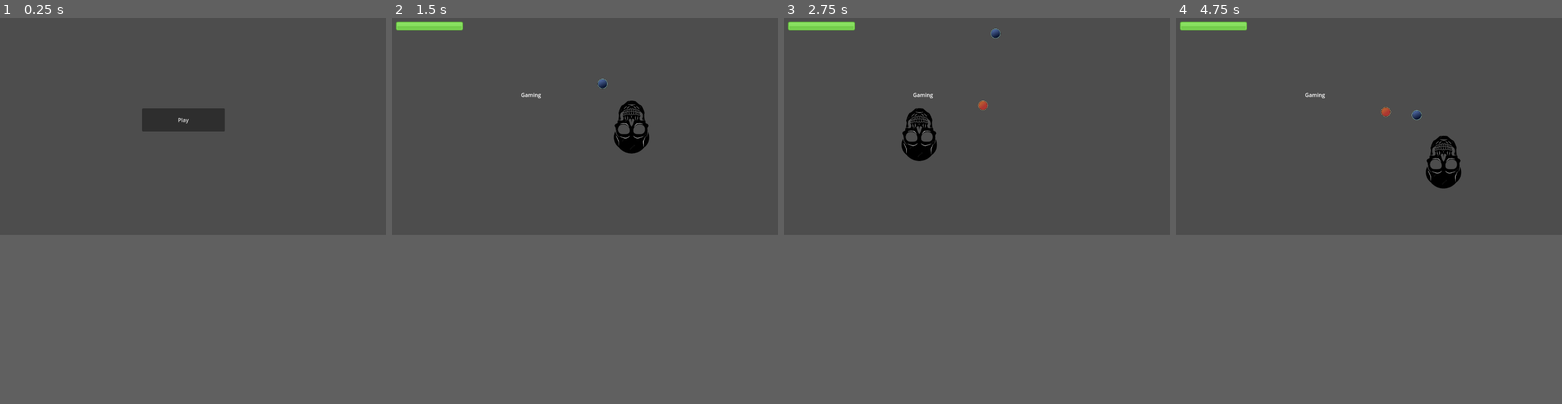
Above: before the commit, frames 1-4 (left to right).
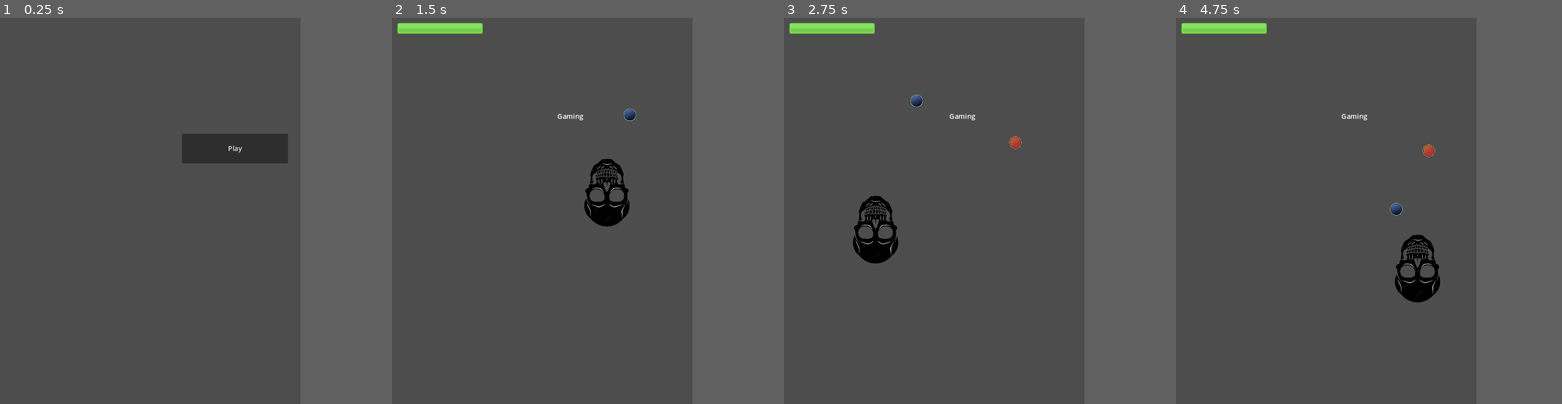
Above: after the commit, the same moments.

Repository: vaarnio/purgatory-gmtk2023
Game: Godot game, scene res://scenes/menu.tscn
Same seed, same stepped clock (60 frames per second), same inputs: the game is played once before the commit and once after it.
Inputs (mouse positions are in pixels of both pictures, inside the frame that each line leads up to):
- Up to frame 1 (0.25 s): no input
- Up to frame 2 (1.5 s): click "Play" at 0.5 s; tap Enter (ui_accept) at 1.25 s; move the mouse to (669, 114) at 1.27 s
- Up to frame 3 (2.75 s): tap Enter (ui_accept) at 1.52, 2.27 s; move the mouse to (899, 137) at 2.02 s
- Up to frame 4 (4.75 s): move the mouse to (1407, 79) at 2.77 s; move the mouse to (1349, 168) at 3.52 s; tap Enter (ui_accept) at 3.77, 4.52 s; move the mouse to (1484, 160) at 4.27 s
In our replay, the window is 799x449 before the commit and 622x799 after it. These sizes can differ from the game's own. Grey fills any space a smaller window leaves; there, only what the larger window draws over its background counts as a difference.

The runs differ from the first frame. In frame 1, 3.4% of the frame differs, in the area x 36-75%, y 23-38%; in frame 2, 2.5%; in frame 3, 2.7%; in frame 4, 2.7%.

Commit message:
Fix window mode.

Diff:
--- a/project.godot
+++ b/project.godot
@@ -21,6 +21,12 @@
 PlayerVariables="*res://scripts/autoload/player_variables.gd"
 GameController="*res://scripts/autoload/game_controller.gd"
 
+[display]
+
+window/size/viewport_width=700
+window/size/viewport_height=900
+window/stretch/mode="canvas_items"
+
 [rendering]
 
 renderer/rendering_method="gl_compatibility"
